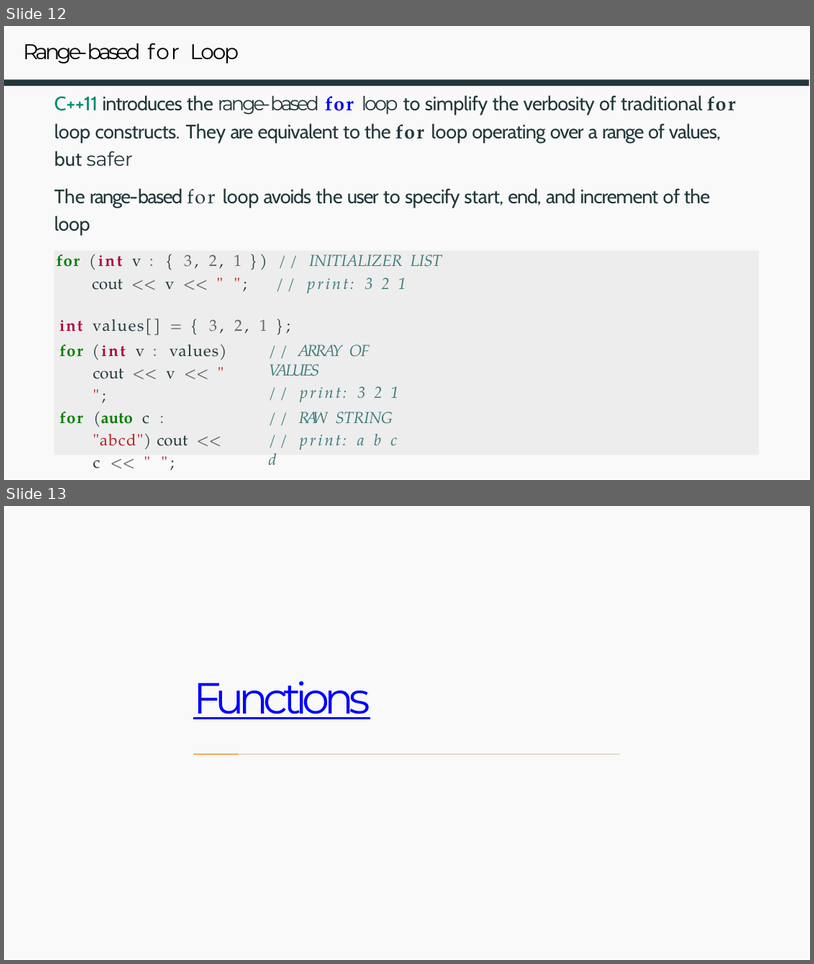
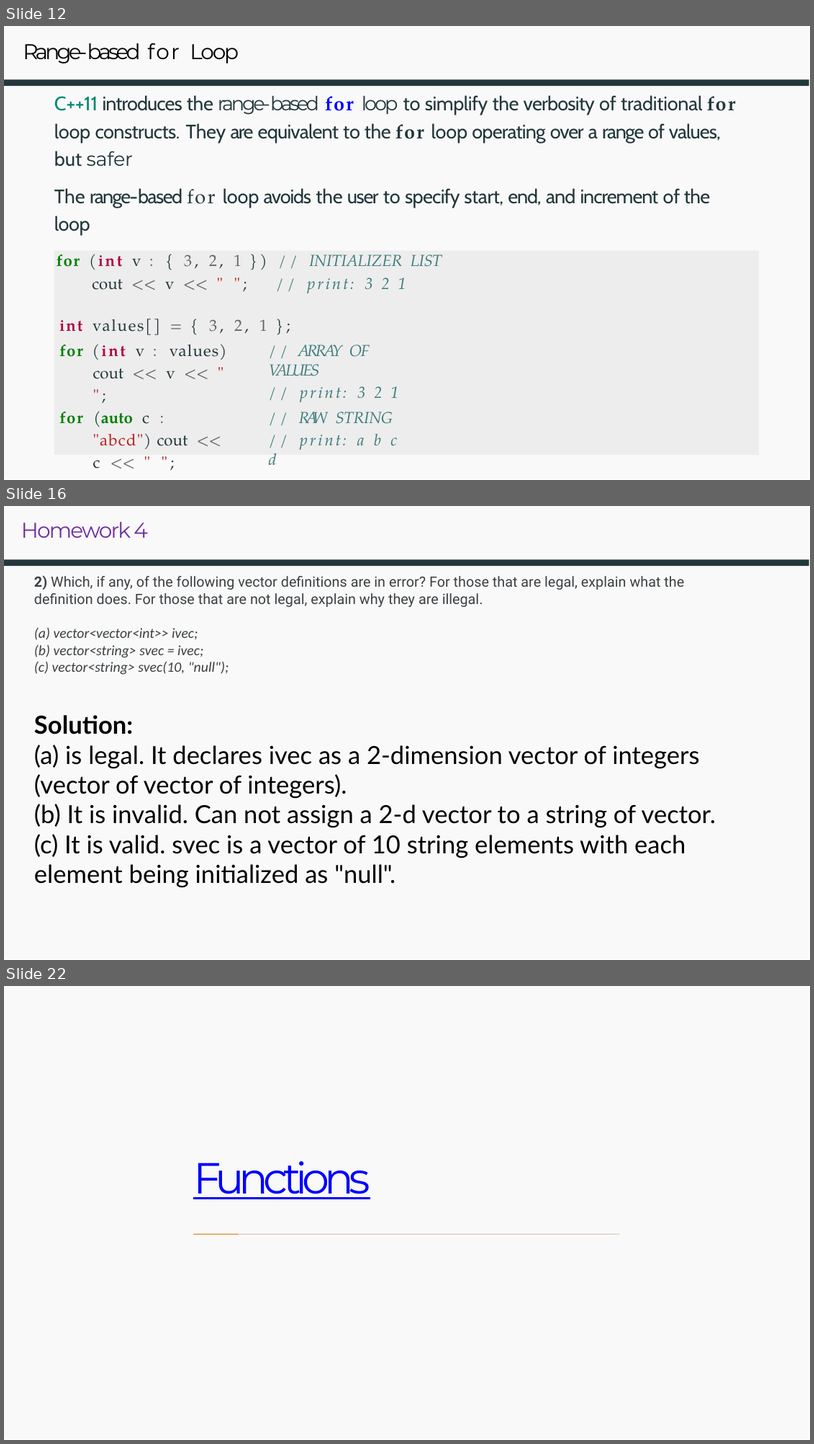
Before and after one commit to owenjchen/cpp, a slide deck: Week5_Functions.pptx. Shown one above the other, each under a label of ours: slides 12 and 13 before the commit, slides 12, 16 and 22 after it; the slides between them are not shown. The pictures are 814x964 and 814x1444 pixels, drawn with LibreOffice and Linux fonts; fonts in the diff are those of the drawing. Boxes give left, top, right and bottom in pixels: in the first picture for what was removed or moved away, otherwise in the second. Text is boxed around its words. In the diff, an @@ line names an element or a change of style, - is before the commit and + after.

```diff
--- a/Week5_Functions.pptx
+++ b/Week5_Functions.pptx
@@ slide 16 added at [4,506,810,960], background #FFFFFF; not listed: 2 template elements that a slide beside it also shows @@
@@ title added at [21,522,148,538], 12 pt, text #7030A0 @@
+Homework 4
@@ text added at [34,575,716,888], 8 pt, text #3C4043 @@
+2) Which, if any, of the following vector definitions are in error? For those that are legal, explain what the definition does. For those that are not legal, explain why they are illegal.
+(a) vector<vector<int>> ivec;
+(b) vector<string> svec = ivec;
+(c) vector<string> svec(10, "null");
+Solution:
+(a) is legal. It declares ivec as a 2-dimension vector of integers (vector of vector of integers).
+(b) It is invalid. Can not assign a 2-d vector to a string of vector.
+(c) It is valid. svec is a vector of 10 string elements with each element being initialized as "null".
@@ what was slide 13 is now slide 22 @@
```
Also in this commit, not shown: 8 other slides added, 13 other files.
